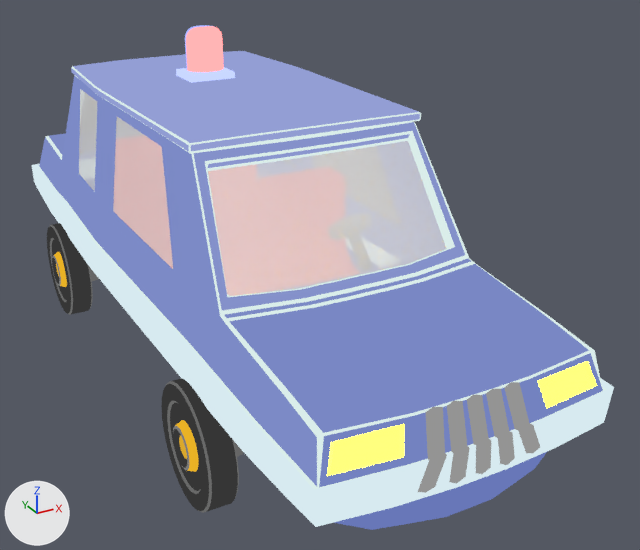
The glTF model assets/3D/cars/Polizei1.glb as it was, and as the next commit left it.
Rendered twice from a 50 mm camera at (-3.64, -8.71, 5.08) aimed at (0.67, -0.86, 1.16). The lights are fixed; the arrows at lower left show +X, +Y and +Z. Where no turn or scale is listed for an object, it has been applied to the vertices.

Script lines for the objects in view, before the commit:
```python
mat_auto = bpy.data.materials.new('Auto')
mat_auto.use_nodes = True; mat_auto.node_tree.nodes.clear()
_N = mat_auto.node_tree.nodes; _L = mat_auto.node_tree.links
n0 = _N.new('ShaderNodeEmission'); n0.name = 'Emission'
n1 = _N.new('ShaderNodeLightPath'); n1.name = 'Light Path'
n2 = _N.new('ShaderNodeBsdfTransparent'); n2.name = 'Transparent BSDF'
n3 = _N.new('ShaderNodeMixShader'); n3.name = 'Mix Shader'
n4 = _N.new('ShaderNodeOutputMaterial'); n4.name = 'Material Output'
n5 = _N.new('ShaderNodeTexImage'); n5.name = 'Image Texture'
n5.image = img_gradienttextures
_L.new(n1.outputs[0], n3.inputs[0])  # 'Is Camera Ray' to 'Factor'
_L.new(n2.outputs[0], n3.inputs[1])  # 'BSDF' to 'Shader'
_L.new(n0.outputs[0], n3.inputs[2])  # 'Emission' to 'Shader'
_L.new(n3.outputs[0], n4.inputs[0])  # 'Shader' to 'Surface'
_L.new(n5.outputs[0], n0.inputs[0])  # 'Color' to 'Color'
me_cube_001 = bpy.data.meshes.new('Cube.001')
me_cube_001.from_pydata(...)  # 2443 vertices, 4912 faces; spans x -1.51..1.51, y -4.56..4.22, z 0.72..3.69
# faces by material slot: [4332, 40, 520, 20]
me_cube_001.materials.append(mat_auto)
me_cube_001.materials.append(mat_glas)  # white #ffffff
me_cube_001.materials.append(mat_scheinwerfer_001)
me_cube_001.materials.append(mat_scheinwerfer)
me_cube_003 = bpy.data.meshes.new('Cube.003')
me_cube_003.from_pydata(...)  # 2368 vertices, 4984 faces; spans x -1.58..1.58, y -3.0..2.64, z -0.01..1.17
me_cube_003.materials.append(mat_räder)
ob_polizeiauto = bpy.data.objects.new('Polizeiauto', me_cube_001)
ob_polizeiauto.location = (0.0, 0.0, 0.0)
ob_räder = bpy.data.objects.new('Räder', me_cube_003)
ob_räder.location = (0.0, 0.0, 0.0)
```
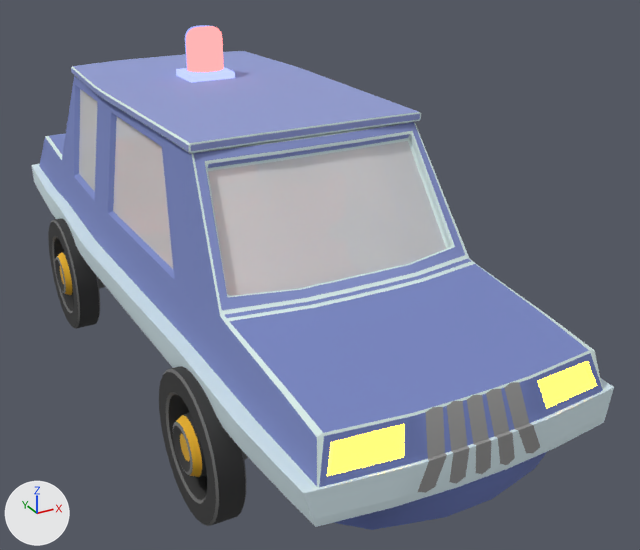
The newer file is also rescaled (x0.449), turned or shifted as a whole; pictures and numbers use the older file's frame.

Edits to the bpy script that builds the scene:
```text
Change mat_auto:
    remove # nodes: BsdfTransparent, Emission, LightPath, MixShader, OutputMaterial, TexImage
    nodes: BsdfPrincipled, OutputMaterial, TexImage
Add me_cube_019:
    me_cube_019.from_pydata(...)  # 2368 vertices, 4984 faces; spans x -1.58..1.61, y -3.02..2.63, z -0.01..1.38
    me_cube_019.materials.append(mat_auto)  # picture img_gradienttextures
Remove ob_räder:
    ob_räder = bpy.data.objects.new('Räder', me_cube_003)
    ob_räder.location = (0.0, 0.0, 0.0)
Add ob_polizeiräder:
    ob_polizeiräder = bpy.data.objects.new('Polizeiräder', me_cube_019)
    ob_polizeiräder.location = (-0.02, -0.17, -0.05)
```

Where the change shows, as pixel boxes (x1, y1, x2, y2) in the pictures (640 x 550 px):
'Polizeiauto', recoloured: (32, 51, 614, 530) in both
'Polizeiräder', added (black): after (48, 218, 248, 526)
'Räder', deleted: before (47, 223, 243, 513)
